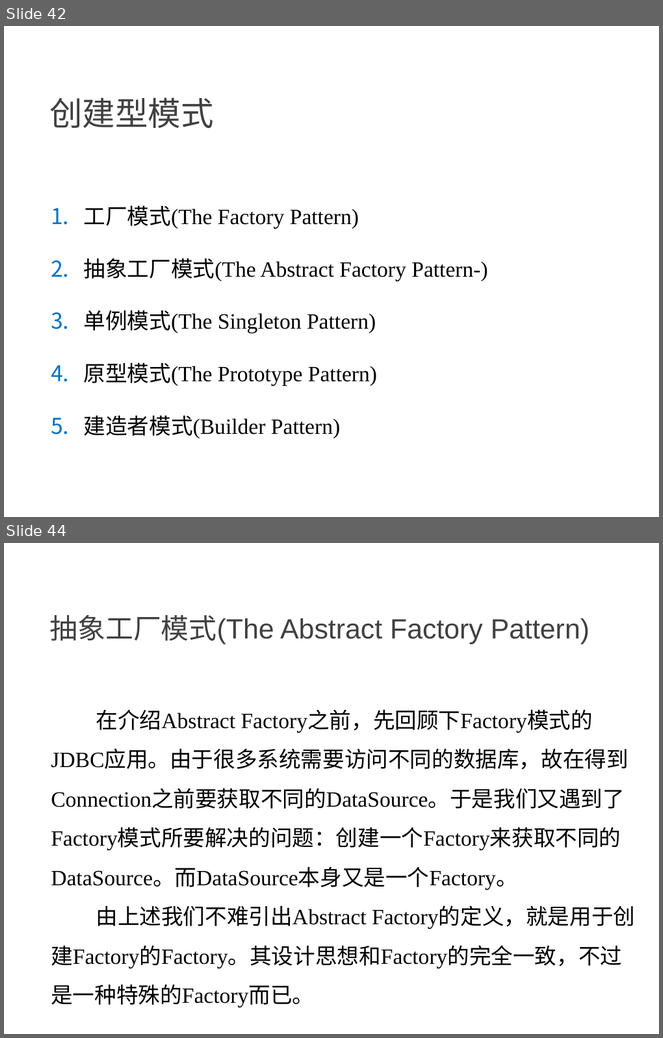
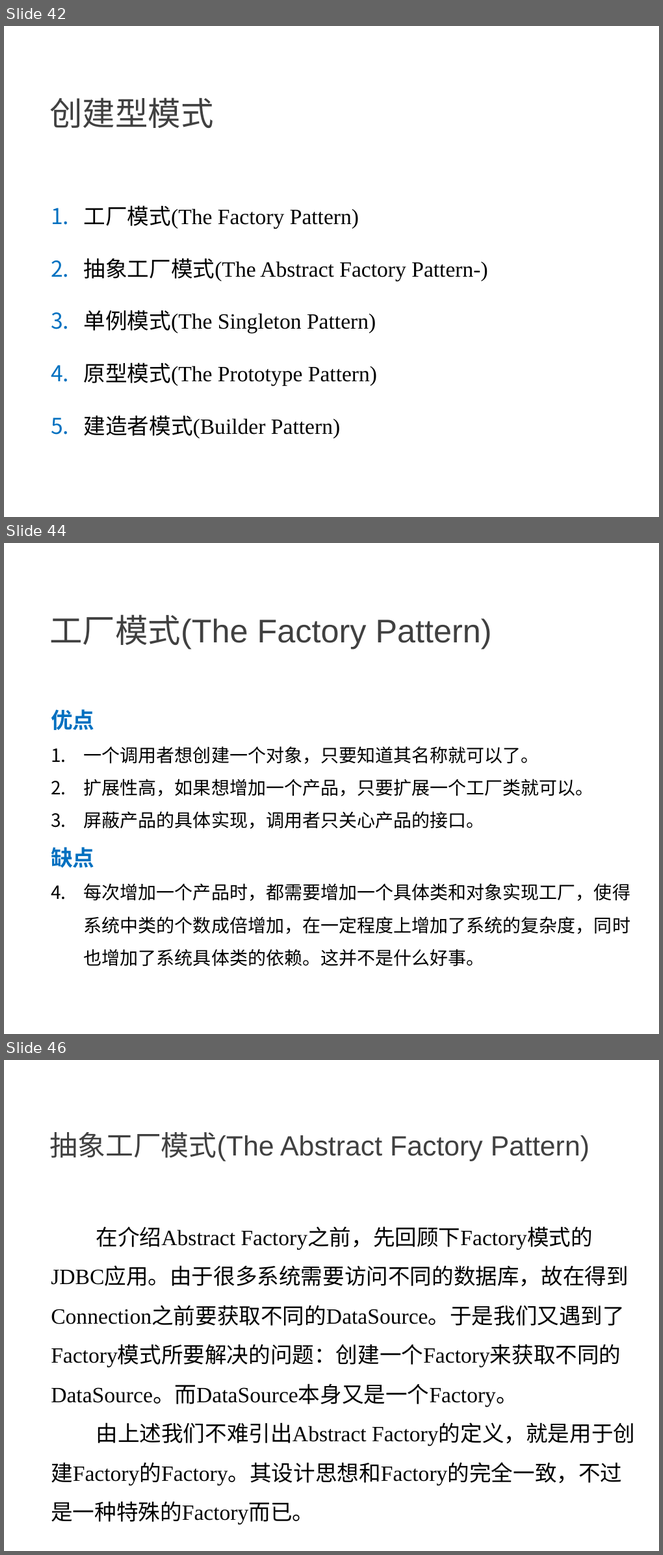
Before and after one commit to NewGr8Player/My-PPT, a slide deck: Design pattern/23种设计模式详解.pptx. Shown one above the other, each under a label of ours: slides 42 and 44 before the commit, slides 42, 44 and 46 after it; the slides between them are not shown. The pictures are 663x1038 and 663x1555 pixels, drawn with LibreOffice and Linux fonts; fonts in the diff are those of the drawing. Boxes give left, top, right and bottom in pixels: in the first picture for what was removed or moved away, otherwise in the second. Text is boxed around its words. In the diff, an @@ line names an element or a change of style, - is before the commit and + after.

Commit message:
新增工厂模式 部分内容

```diff
--- a/Design pattern/23种设计模式详解.pptx
+++ b/Design pattern/23种设计模式详解.pptx
@@ slide 44 added at box(4, 543, 659, 1034), background #FFFFFF @@
@@ text added at box(50, 615, 492, 650), 36 pt, text #404040 @@
+工厂模式(The Factory Pattern)
@@ text added at box(51, 709, 631, 967), 20 pt, text #000000 @@
+优点
+1. 一个调用者想创建一个对象，只要知道其名称就可以了。
+2. 扩展性高，如果想增加一个产品，只要扩展一个工厂类就可以。
+3. 屏蔽产品的具体实现，调用者只关心产品的接口。
+缺点
+1. 每次增加一个产品时，都需要增加一个具体类和对象实现工厂，使得系统中类的个数成倍增加，在一定程度上增加了系统的复杂度，同时也增加了系统具体类的依赖。这并不是什么好事。
@@ what was slide 44 is now slide 46 @@
```
Also in this commit, not shown: 1 slide changed, 1 other slide added.
